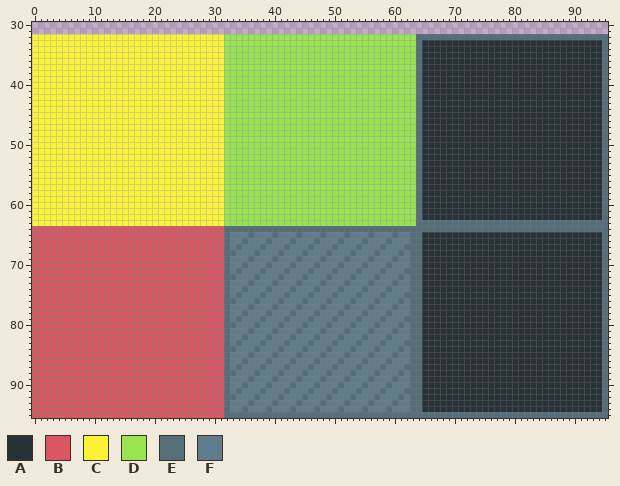
A pixel-art file gets an edit: Assets/AnimationImporter-master/tiles/tile_mesh.ase. Above is the file before it was changed.
96x96 pixels, 1 frame. Shown: x 0..95, y 30..95.
Palette (. is transparent): A #263238  B #d95763  C #fbf236  D #99e550  E #546e7a  F #607d8b
Now the later version:
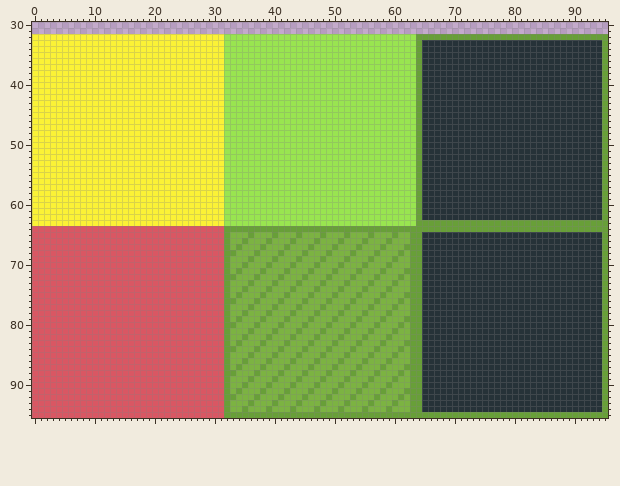
The edit:
Colour E changes from #546e7a to #689f38.
Colour F changes from #607d8b to #7cb342.
